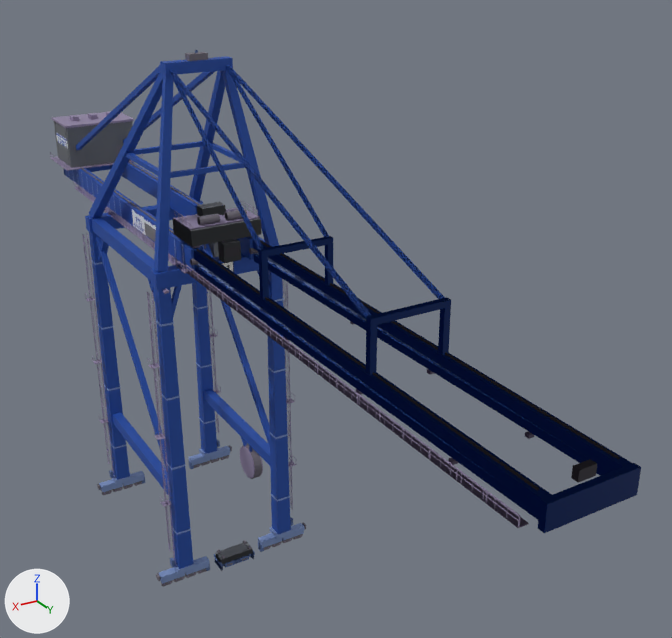
Renders of the glTF model src/sims/terminal-twin/assets/models/sts/sts-malaccamax.glb from each side of a commit.
One viewpoint serves both versions: a camera (50 mm lens) standing at (51.7, 119.6, 99.9) and looking at (-12.8, 12.0, 46.1). The lights are fixed; the arrows at lower left show +X, +Y and +Z. The first picture is the older version. Objects named as collision shapes, trigger or cutter boxes, shadow casters or lower levels of detail are left out. Where no turn or scale is listed for an object, it has been applied to the vertices. Vertices at exactly the same position are counted once.

The first picture shows 'boom_geo', 'boom_geo_lod1', 'gantry_geo', 'gantry_geo_lod1', 'trolley_geo', 'trolley_geo_lod1' and 3 more.
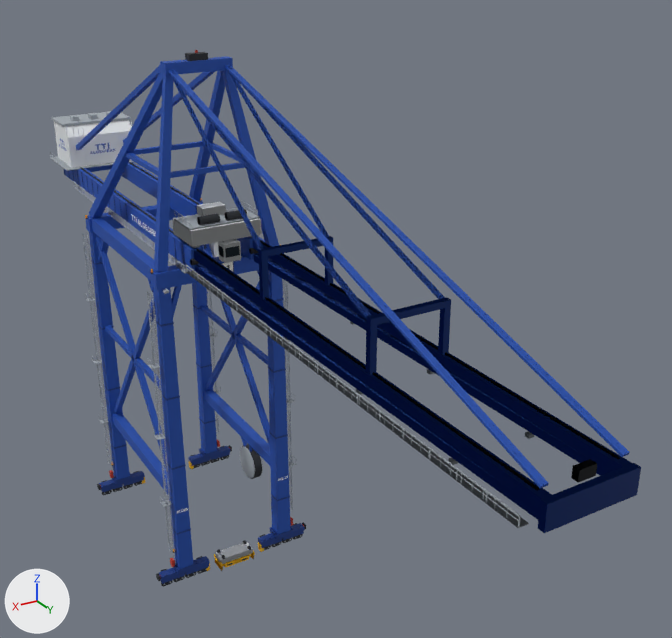
Where the change shows, as pixel boxes (x1, y1, x2, y2) in the pictures (672 x 638 px; the box of a moved part takes in the faces that stretch with it):
'boom_geo', reshaped: before (169, 65, 641, 533); after (168, 65, 641, 533)
'boom_geo_lod1', reshaped: before (186, 239, 632, 527); after (174, 69, 632, 527)
part 1 of me_boom_geo, added: after (168, 65, 630, 488)
part 2 of me_boom_geo, surface changed: (169, 65, 597, 528) in both
part 3 of me_gantry_geo, added: after (200, 305, 268, 365)
part 4 of me_gantry_geo, added: after (105, 325, 161, 390)
part 5 of me_gantry_geo, deleted: before (87, 123, 127, 164)
part 6 of me_gantry_geo, cut back: before (66, 119, 134, 168); after (62, 117, 202, 219)
part 7 of me_gantry_geo, added: after (151, 272, 260, 390)
part 8 of me_gantry_geo, surface changed: (50, 50, 306, 587) in both
part 9 of me_trolley_geo, surface changed: (175, 205, 258, 263) in both
part 10 of me_boom_geo_lod1, added: after (174, 69, 627, 487)
part 11 of me_boom_geo_lod1, surface changed: (186, 242, 626, 527) in both
part 12 of me_gantry_geo_lod1, added: after (207, 289, 260, 390)
part 13 of me_gantry_geo_lod1, added (blue): after (114, 294, 156, 414)
part 14 of me_gantry_geo_lod1, rebuilt (23% narrower): before (56, 133, 68, 148); after (58, 137, 67, 152)
part 15 of me_gantry_geo_lod1, rebuilt (8% wider, 15% shorter): before (132, 210, 156, 242); after (130, 211, 156, 238)
part 16 of me_gantry_geo_lod1, moved or reshaped: before (51, 112, 133, 165); after (51, 112, 129, 167)
part 17 of me_gantry_geo_lod1, surface changed: (51, 58, 300, 585) in both
'trolley_geo_lod1', unchanged, covered by the edit: before (173, 202, 261, 263); after (173, 202, 260, 263)

The change, as a list of edits to the scene's bpy script:
```text
Change me_boom_geo:
    remove me_boom_geo.from_pydata(...)  # 1946 vertices, 2060 faces; spans x -6.4..6.4, y -39.2..39.2, z -13.6..13.6
    add me_boom_geo.from_pydata(...)  # 1978 vertices, 2108 faces; spans x -6.4..6.4, y -39.2..39.2, z -13.6..13.6
    me_boom_geo part 1
    32 vertices are added at x -5.0..5.0, y -39.1..38.0, z -9.7..13.6
    48 new faces join them
    me_boom_geo part 2: 2060 kept faces spanning x -6.4..6.4, y -39.2..39.2, z -13.6..13.6 get new texture (UV) coordinates
Change me_gantry_geo:
    remove me_gantry_geo.from_pydata(...)  # 24924 vertices, 27500 faces; spans x -13.6..13.6, y -32.2..32.2, z -41.7..41.7
    add me_gantry_geo.from_pydata(...)  # 25234 vertices, 28010 faces; spans x -13.6..13.6, y -32.2..32.2, z -41.7..41.7
    me_gantry_geo part 3: a new loose piece, a box spanning x -9.4..-8.6, y 0.11..28.59, z -8.05..-7.25, in mat_sts_paint (picture img_sts_atlas)
    me_gantry_geo part 4: a new loose piece, a box spanning x 8.6..9.4, y 0.11..28.59, z -8.05..-7.25, in mat_sts_paint (picture img_sts_atlas)
    me_gantry_geo part 5: 8 loose pieces with 64 vertices, spanning x -4.9..2.5, y -31.1..-22.2, z 16.0..23.1, are deleted
    me_gantry_geo part 6: 4 vertices moved from x -6.5..6.5, y -21.9, z 23.2..23.5 to x -6.5..6.5, y -23.9, z 23.2..23.5; 2 vertices removed from x -6.2..6.2, y -22.2, z 23.2; 56 vertices added at x -10.5..10.5, y -24.2..-0.7, z 12.2..23.2
    me_gantry_geo part 7: 64 vertices added at x -10.5..10.5, y -2.1..29.8, z -27.9..12.8
    me_gantry_geo part 8: 27392 kept faces spanning x -13.6..13.6, y -32.2..32.2, z -41.7..41.7 get new texture (UV) coordinates
    other edits to the shape of me_gantry_geo do not show in these pictures
Change me_trolley_geo:
    where me_trolley_geo.from_pydata(...)  # 464 vertices, 704 faces; spans x -5.4..5.4, y -3.41..3.41, z -3.61..3.61
    me_trolley_geo part 9: texture (UV) coordinates of 704 of 704 faces, centred in x -5.4..5.4, y -3.41..3.41, z -3.61..3.61, changed; they spanned u 0.31..0.56, v 0.94..0.94 and now span u 0.16..0.59, v 0.97..0.97
Change me_boom_geo_lod1:
    remove me_boom_geo_lod1.from_pydata(...)  # 842 vertices, 940 faces; spans x -6.4..6.4, y -39.2..39.2, z -13.6..13.6
    add me_boom_geo_lod1.from_pydata(...)  # 858 vertices, 964 faces; spans x -6.4..6.4, y -39.2..39.2, z -13.6..13.6
    me_boom_geo_lod1 part 10
    16 vertices are added at x -4.7..4.7, y -39.1..38.0, z -9.7..13.6
    24 new faces join them
    me_boom_geo_lod1 part 11: 940 kept faces spanning x -6.4..6.4, y -39.2..39.2, z -13.6..13.6 get new texture (UV) coordinates
Change me_gantry_geo_lod1:
    remove me_gantry_geo_lod1.from_pydata(...)  # 3472 vertices, 4152 faces; spans x -13.5..13.5, y -31.8..31.8, z -41.0..41.0
    add me_gantry_geo_lod1.from_pydata(...)  # 3702 vertices, 4518 faces; spans x -13.5..13.5, y -31.8..31.8, z -41.0..41.0
    me_gantry_geo_lod1 part 12: the loose piece of 8 vertices spanning x -9.4..-8.5, y -0.5..28.1, z -23.8..9.9 is copied, and the copy is turned -80.2 degrees about the x axis through its middle, then moved by (0.0, 0.2, 0.0); it spans x -9.4..-8.5, y -0.3..28.3, z -23.8..9.9
    me_gantry_geo_lod1 part 13: the loose piece of 8 vertices spanning x 8.5..9.4, y -0.5..28.1, z -23.8..9.9 is copied, and the copy is turned -80.2 degrees about the x axis through its middle, then moved by (0.0, 0.2, 0.0); it spans x 8.5..9.4, y -0.3..28.3, z -23.8..9.9
    me_gantry_geo_lod1 part 14: the loose piece of 4 vertices spanning x 6.2, y -30.6..-23.4, z 19.8..21.6 is rebuilt with 4 vertices and now spans x 6.2, y -29.8..-24.2, z 18.9..20.9
    me_gantry_geo_lod1 part 15: the loose piece of 4 vertices spanning x 5.3, y 7.6..18.8, z 13.2..16.0 is rebuilt with 4 vertices and now spans x 5.3, y 6.8..19.6, z 13.8..15.4
    me_gantry_geo_lod1 part 16: 4 vertices moved from x -6.5..6.5, y -22.3, z 23.8..24.2 to x -6.5..6.5, y -24.3, z 23.8..24.2; 2 vertices removed from x -6.2..6.2, y -22.6, z 23.8; 8 vertices added at x -6.2..6.2, y -24.6..-22.6, z 18.2..23.8
    me_gantry_geo_lod1 part 17: 4108 kept faces spanning x -13.5..13.5, y -31.8..31.8, z -41.0..41.0 get new texture (UV) coordinates
    other edits to the shape of me_gantry_geo_lod1 do not show in these pictures
```
